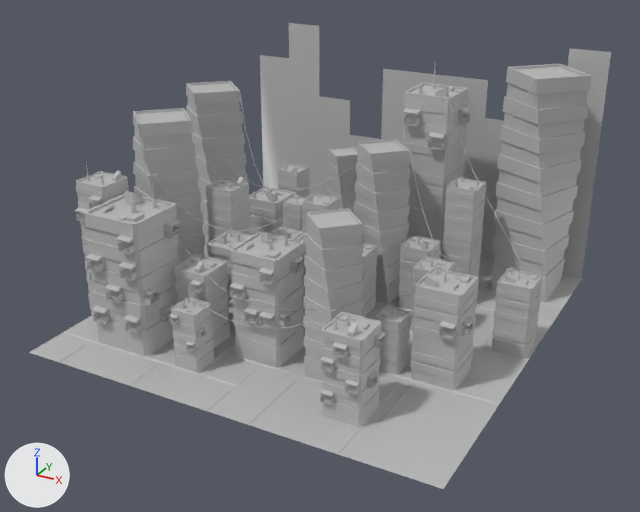
The FBX model AdamURP/Assets/01 Mesh/enviro/City.fbx as it was, and as the next commit left it.
Both versions are drawn from a 50 mm lens placed at (25.9, -48.3, 28.3), pointed at (0.1, -1.4, 4.8). The lights are fixed; the arrows at lower left show +X, +Y and +Z. Where no turn or scale is listed for an object, it has been applied to the vertices. Vertices at the same position are counted once.

Names of what the first picture shows: 'first_decor2'.
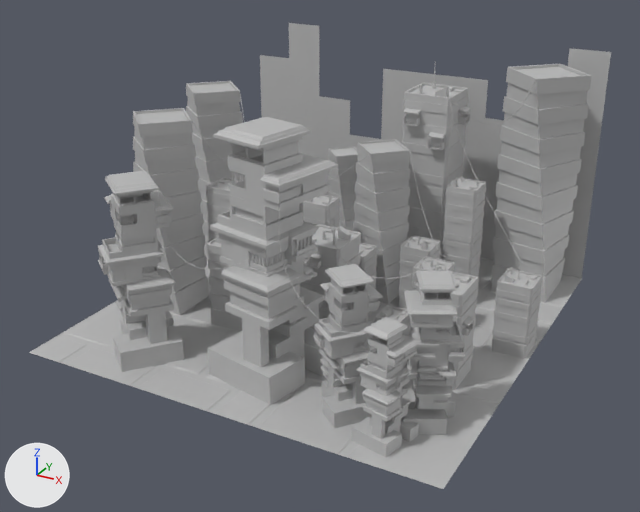
Where the newer file only moved an object's origin or applied its transform, the numbers keep the older frame.

Pixel boxes [x1, y1, x2, y2] of what changed, in the pictures (640 x 512 px):
part 1 of me_mesh, deleted
    before: [75, 125, 386, 405]
part 2 of me_mesh, built on
    before: [105, 208, 381, 427]
    after: [98, 117, 465, 457]

The change in detail:
Material 'lambert16' (mat_lambert16) is new.
Its base color is (0.5, 0.5, 0.5) (grey #bcbcbc).
Material 'lambert15' (mat_lambert15) is new.
Its base color is (0.5, 0.5, 0.5) (grey #bcbcbc).
Material 'lambert19' (mat_lambert19) is new.
Its base color is (0.5, 0.5, 0.5) (grey #bcbcbc).
Material 'lambert17' (mat_lambert17) is new.
Its base color is (0.5, 0.5, 0.5) (grey #bcbcbc).
me_mesh is used by ob_first_decor2; location (-0.35, 0.0, 8.39).
me_mesh had 21239 vertices, 19721 faces and spanned x -14.4..14.4, y -14.1..14.1, z -8.5..8.5.
me_mesh now has 22376 vertices, 21491 faces and spans x -14.4..14.4, y -14.1..14.1, z -8.9..8.5.
me_mesh part 1: 89 loose pieces with 9045 vertices, spanning x -14.1..8.7, y -11.6..-5.1, z -8.4..5.0, are deleted.
me_mesh part 2: 4 vertices moved within x 2.6..8.3, y -11.5..-5.6, z -8.4..-1.5; 1076 vertices removed from x -9.3..8.7, y -11.6..-4.7, z -8.4..1.7; 11257 vertices added at x -9.9..13.2, y -13.1..-5.0, z -8.9..7.0.
me_mesh now uses material mat_lambert16 (grey #bcbcbc).
me_mesh now uses material mat_lambert17 (grey #bcbcbc).
me_mesh now uses material mat_lambert15 (grey #bcbcbc).
me_mesh now uses material mat_lambert19 (grey #bcbcbc).
